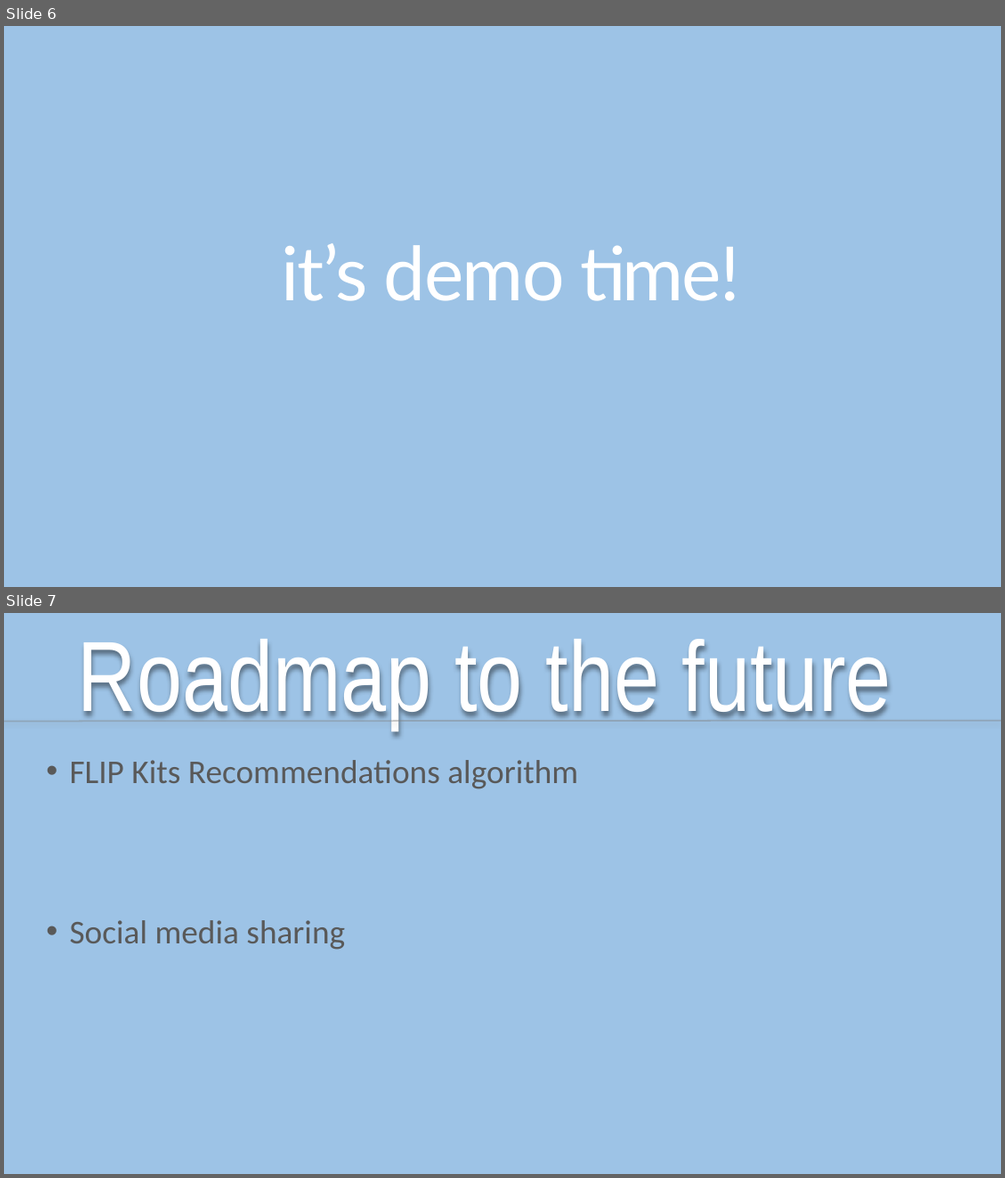
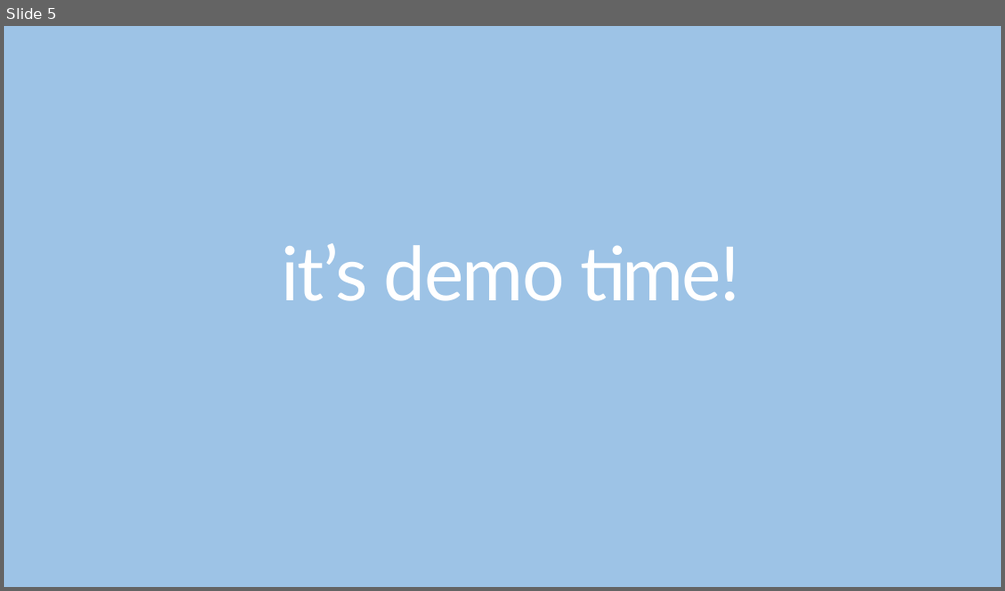
Before and after one commit to Houston2016/team-5, a slide deck: Presentation.pptx. Shown one above the other, each under a label of ours: slides 6 and 7 before the commit, slide 5 after it. The pictures are 1005x1178 and 1005x591 pixels, drawn with LibreOffice and Linux fonts; fonts in the diff are those of the drawing. Boxes give left, top, right and bottom in pixels: in the first picture for what was removed or moved away, otherwise in the second. Text is boxed around its words. In the diff, an @@ line names an element or a change of style, - is before the commit and + after.

```diff
--- a/Presentation.pptx
+++ b/Presentation.pptx
@@ slide 7 removed at (x1=4, y1=613, x2=1001, y2=1174), background #9DC3E6 @@
@@ title removed at (x1=78, y1=639, x2=891, y2=729) @@
-Roadmap to the future
@@ line removed from (4, 722) to (1001, 721) @@
@@ text removed at (x1=70, y1=760, x2=578, y2=949) @@
-• FLIP Kits Recommendations algorithm
-• Social media sharing
@@ what was slide 6 is now slide 5 @@
```
Also in this commit, not shown: 2 slides changed, 1 other slide removed, 1 other file.
